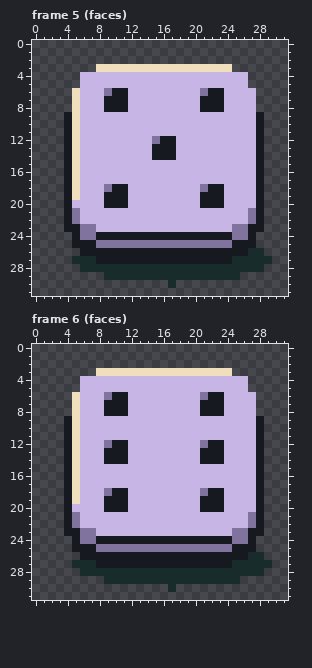
Edited in one commit: pixel-art file (assets/source/aseprite/dice/multiplier_d6.aseprite). This is how it looked before the edit.
32x32 pixels, 6 frames. Shown: frame 5 (faces), frame 6 (faces). The commit also changed other frames, which this record leaves out.
And afterwards:
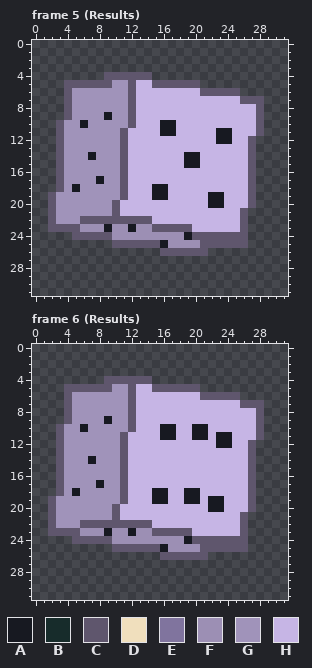
Palette (. is transparent): A #171921  B #172c2b  C #5f566d  D #f0dfbd  E #80749e  F #9c8fb4  G #a093ba  H #c6b5e5
Difference:
Changed rows in their new state; - is an unchanged pixel.
Frame 5 (Results):
first column x 2:
 3 ------.................-----
 4 ----...CCCCCC............---
 5 --CCCCCCGGC--CCCCCC......---
 6 --CGGGGGGGC--------CCCCC..--
 7 --CGGGGGGGC--------HHH--CCC-
 8 --CGGGGGGGC--------HHH----C-
 9 --CGGGGAGGC---------------C-
10 -CGGAGGGGGC---AA----------C-
11 -CGGGGGGGC----AA-----AA---C-
12 -CGGGGGGGC---HHH-----AA--C.-
13 -CGGGGGGGC---HHH---------C.-
14 -CGGGAGGGC---HHH-AA------C.-
15 -CGGGGGGGC-------AA------C.-
16 -CGGGGGGGC---------------C.-
17 -CGGGGAGGC---------------C.-
18 -CGAGGGGGC---AA----HHH---C.-
19 CGGGGGGGGC---AA----H-----C.-
20 CGGGGGGGCH---------H-----C.-
21 CGGGGGGGC---------------C..-
22 CGGGCCCCCCCCC-----------C..-
23 CCCCFFFAFFAFFCCCCC-----HC..-
24 ---CCCCCFFFFFFFFF-CCCCCCC.--
25 ---.....CCCCCCAFFFFCCCCCC.--
26 ----..........CCCCCC.......-
27 ---.........................
28 ----.......................-
29 -------.................----
30 ---------------.------------
Frame 6 (Results):
first column x 2:
 3 ------.................-----
 4 ----...CCCCCC............---
 5 --CCCCCCGGC--CCCCCC......---
 6 --CGGGGGGGC--------CCCCC..--
 7 --CGGGGGGGC--------HHH--CCC-
 8 --CGGGGGGGC--------HHH----C-
 9 --CGGGGAGGC---------------C-
10 -CGGAGGGGGC---AA--AA------C-
11 -CGGGGGGGC----AA--AA-AA---C-
12 -CGGGGGGGC---------HH-A--C.-
13 -CGGGGGGGC---------HHH---C.-
14 -CGGGAGGGC---------HHH---C.-
15 -CGGGGGGGC---------------C.-
16 -CGGGGGGGC---------------C.-
17 -CGGGGAGGC---------------C.-
18 -CGAGGGGGC---AA--AAHHH---C.-
19 CGGGGGGGGC---AA--AAH-----C.-
20 CGGGGGGGCH---------H-----C.-
21 CGGGGGGGC---------------C..-
22 CGGGCCCCCCCCC-----------C..-
23 CCCCFFFAFFAFFCCCCC-----HC..-
24 ---CCCCCFFFFFFFFF-CCCCCCC.--
25 ---.....CCCCCCAFFFFCCCCCC.--
26 ----..........CCCCCC.......-
27 ---.........................
28 ----.......................-
29 -------.................----
30 ---------------.------------
Changed places in both pictures, as pixel boxes (x1, y1, x2, y2):
changed: (48, 64, 272, 288)
changed: (48, 368, 272, 592)
